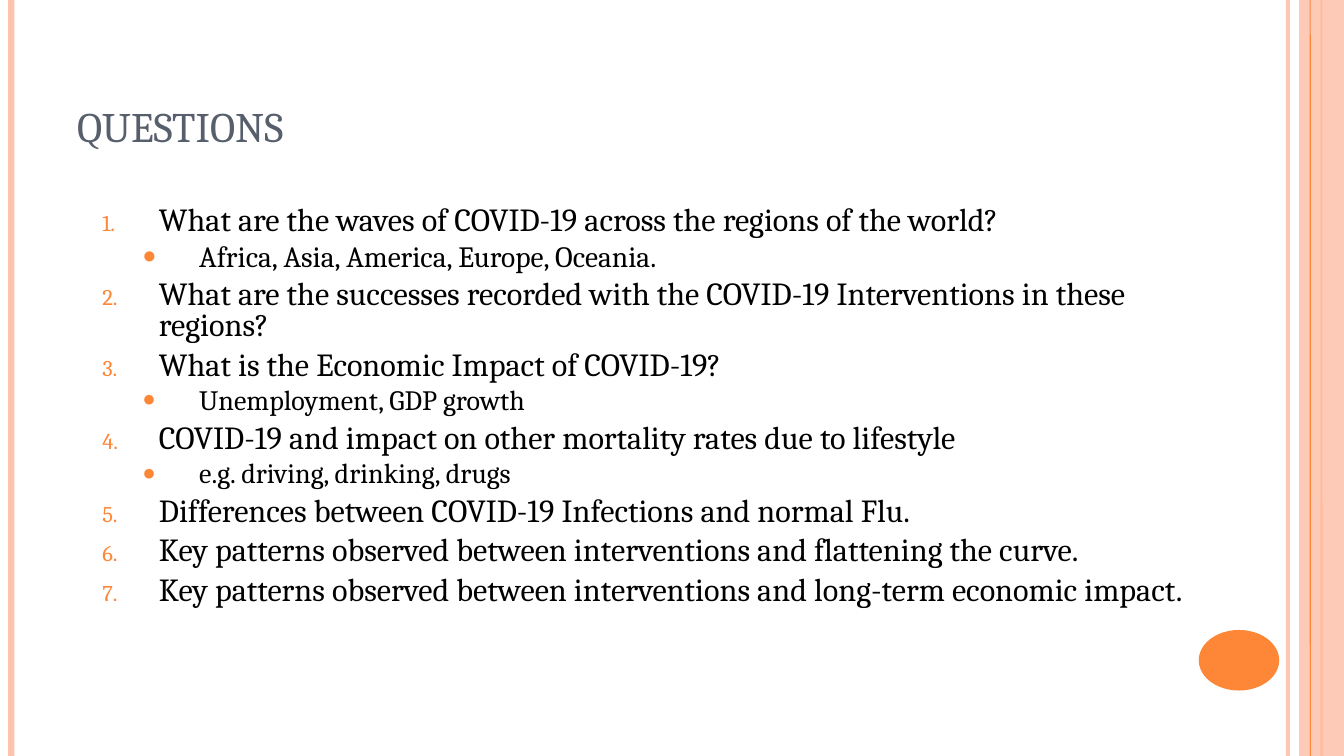
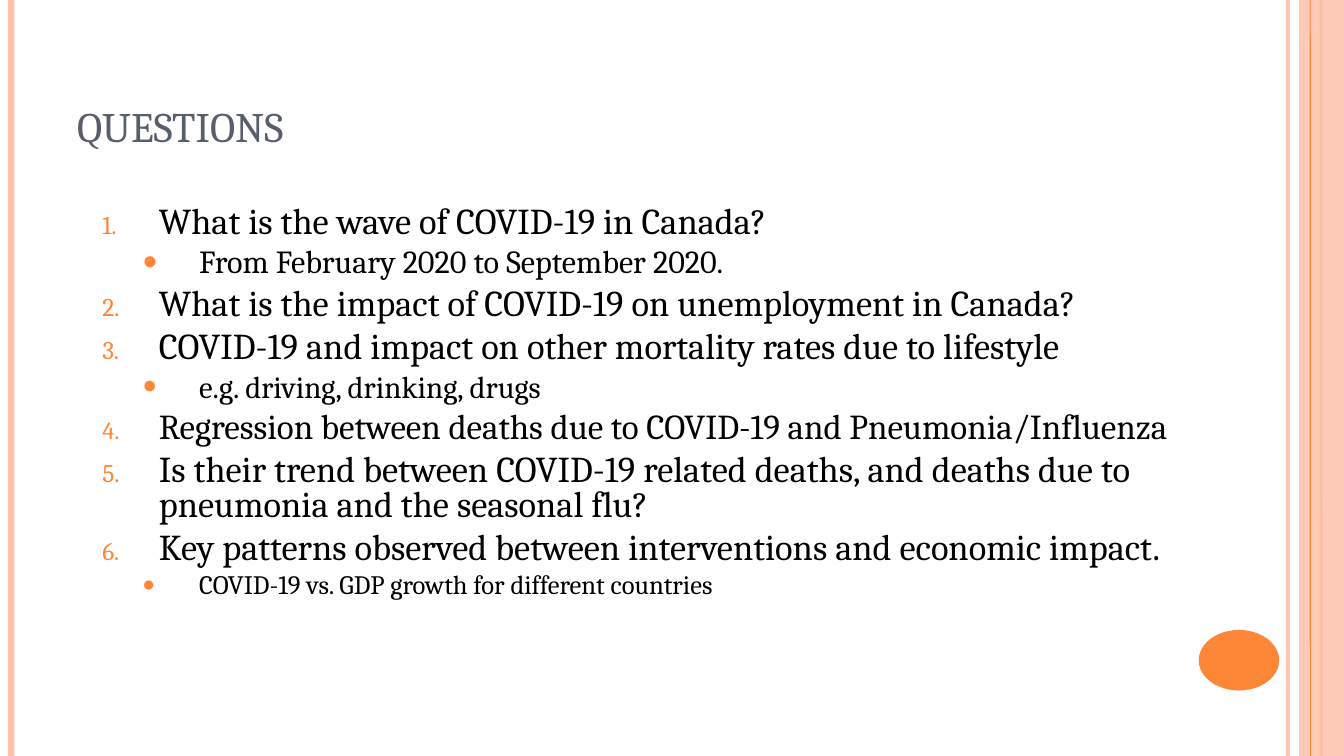
Before and after one commit to BunmiOlakanmi/Project, a slide deck: slide 6 of COVID-19 - analysis.ppt. Drawn at 1344x756 pixels with LibreOffice and Linux fonts; fonts in the diff are those of the drawing. Boxes give left, top, right and bottom in pixels: in the first picture for what was removed or moved away, otherwise in the second. Text is boxed around its words. In the diff, an @@ line names an element or a change of style, - is before the commit and + after.

```diff
--- a/COVID-19 - analysis.ppt
+++ b/COVID-19 - analysis.ppt
@@ text at [159, 208, 1076, 324]: text changed; size 23 to 26 pt @@
-1. What are the waves of COVID-19 across the regions of the world?
-  ● Africa, Asia, America, Europe, Oceania.
-2. What are the successes recorded with the COVID-19 Interventions in these regions?
-3. What is the Economic Impact of COVID-19?
-  ● Unemployment, GDP growth
+1. What is the wave of COVID-19 in Canada?
+  ● From February 2020 to September 2020.
+2. What is the impact of COVID-19 on unemployment in Canada?
@@ text at [159, 333, 1059, 405]: size 23 to 26 pt in "COVID-19 and impact on other mortality rates ..."; size 20 to 22 pt in "e.g. driving, drinking, drugs" @@
@@ text at [159, 414, 1167, 600]: text changed; size 23 to 26 pt @@
-5. Differences between COVID-19 Infections and normal Flu.
-6. Key patterns observed between interventions and flattening the curve.
-7. Key patterns observed between interventions and long-term economic impact.
+4. Regression between deaths due to COVID-19 and Pneumonia/Influenza
+5. Is their trend between COVID-19 related deaths, and deaths due to pneumonia and the seasonal flu?
+6. Key patterns observed between interventions and economic impact.
+  ● COVID-19 vs. GDP growth for different countries
```
Also in this commit, not shown: 5 other slides changed, 7 slides added, 2 slides removed.
